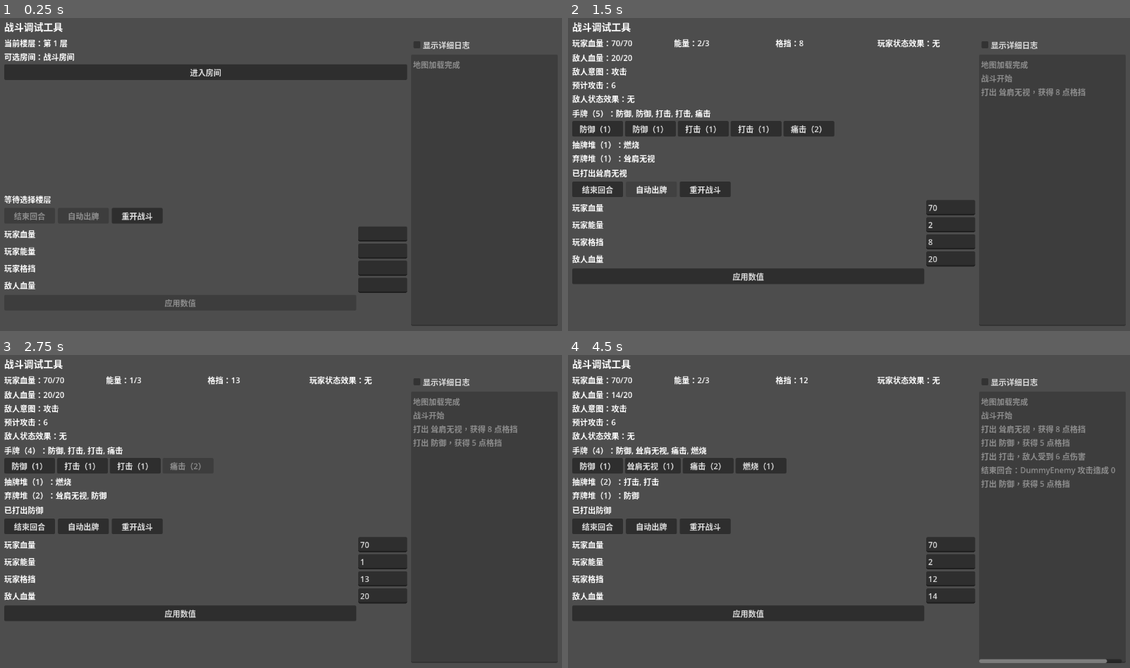
Above: before the commit, frames 1-4 (two rows, left to right).
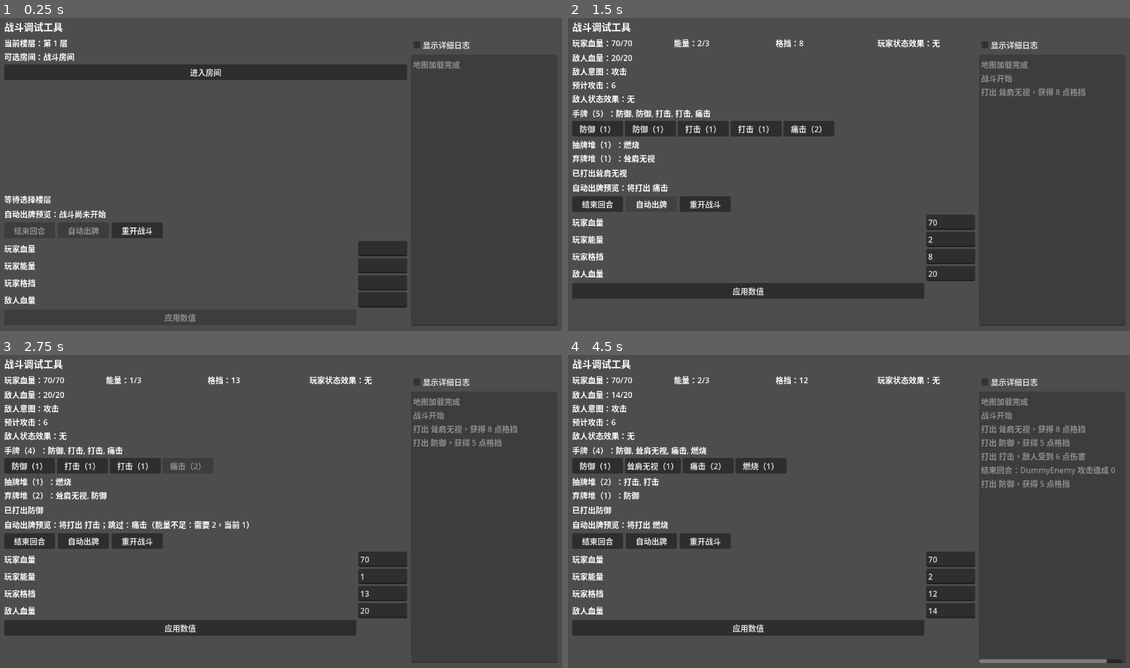
Above: after the commit, the same moments.

Repository: jxqxn/Godot-Game
Game: Godot game, scene res://scenes/stm/battle_debug_scene.tscn
Two runs of this game, one before a commit and one after it. Both use one fixed random seed, a clock stepped at 60 frames per second and the inputs below.
Inputs:
- Up to frame 1 (0.25 s): no input
- Up to frame 2 (1.5 s): click "进入房间" at 0.5 s; click "自动出牌" at 1.25 s
- Up to frame 3 (2.75 s): click "防御（1）" at 2 s
- Up to frame 4 (4.5 s): click "打击（1）" at 2.75 s; click "结束回合" at 3.5 s; click "防御（1）" at 4.25 s

The runs differ from the first frame. In frame 1, 3.0% of the frame differs, in the area x 0-73%, y 60-98%; in frame 2, 8.9%; in frame 3, 9.7%, in the area x 0-73%, y 52-90%; in frame 4, 9.5%.

Commit message:
Show autoplay preview in battle debug UI

Diff:
--- a/scripts/stm/debug/battle_debug_scene.gd
+++ b/scripts/stm/debug/battle_debug_scene.gd
@@ -32,6 +32,7 @@
 var discard_pile_label: Label
 var hand_buttons_container: GridContainer
 var status_label: Label
+var auto_play_preview_label: Label
 var end_turn_button: Button
 var auto_play_button: Button
 var player_hp_input: LineEdit
@@ -203,6 +204,9 @@
 
 	status_label = _new_label("StatusLabel")
 	main_panel.add_child(status_label)
+	auto_play_preview_label = _new_label("AutoPlayPreviewLabel")
+	auto_play_preview_label.autowrap_mode = TextServer.AUTOWRAP_WORD_SMART
+	main_panel.add_child(auto_play_preview_label)
 	var buttons = HBoxContainer.new()
 	buttons.name = "Buttons"
 	buttons.add_theme_constant_override("separation", 6)
@@ -258,6 +262,7 @@
 	log_label.size_flags_vertical = Control.SIZE_EXPAND_FILL
 	log_panel.add_child(log_label)
 	_refresh_button_states()
+	_refresh_auto_play_preview_label()
 
 
 func _new_label(label_name: String) -> Label:
@@ -350,13 +355,14 @@
 		_append_log("自动出牌失败", "自动出牌失败：战斗尚未开始。")
 		_refresh_display()
 		return
-	var card = game_state.player.card_manager.find_highest_priority_playable_card(game_state)
-	if card == null:
-		status_message = "没有可自动打出的牌"
+	var preview: Dictionary = combat.get_auto_play_preview(game_state)
+	if not bool(preview.get("ok", false)):
+		var reason := str(preview.get("blocked_reason_text", "没有可自动打出的牌"))
+		status_message = "没有可自动打出的牌（%s）" % reason
 		_append_log(status_message)
 		_refresh_display()
 		return
-	_play_card_from_hand(card)
+	_play_card_from_hand(preview.get("selected_card"))
 
 
 func _play_card_from_hand(card) -> void:
@@ -446,10 +452,12 @@
 	if game_state != null:
 		game_state.current_combat = null
 	_rebuild_hand_buttons()
+	_refresh_auto_play_preview_label()
 
 
 func _refresh_display() -> void:
 	if game_state == null or game_state.player == null:
+		_refresh_auto_play_preview_label()
 		_refresh_button_states()
 		return
 	if game_flow != null and game_flow.is_flow_completed():
@@ -457,6 +465,7 @@
 		victory_label.visible = true
 		_show_map_panel_state()
 		status_label.text = "游戏通关"
+		_refresh_auto_play_preview_label()
 		_refresh_button_states()
 		_refresh_log()
 		return
@@ -464,6 +473,7 @@
 		map_panel.visible = true
 		_show_map_panel_state()
 		status_label.text = status_message
+		_refresh_auto_play_preview_label()
 		_refresh_button_states()
 		_refresh_log()
 		return
@@ -481,6 +491,7 @@
 	discard_pile_label.text = _pile_text("弃牌堆", "discard_pile")
 	_refresh_hand_buttons(player)
 	status_label.text = status_message
+	_refresh_auto_play_preview_label()
 	_sync_value_inputs()
 	_refresh_button_states()
 	_refresh_log()
@@ -544,6 +555,7 @@
 	if discard_pile_label != null:
 		discard_pile_label.text = "弃牌堆（0）：无"
 	_rebuild_hand_buttons()
+	_refresh_auto_play_preview_label()
 	_refresh_button_states()
 
 
@@ -575,6 +587,37 @@
 
 func _rebuild_hand_buttons() -> void:
 	_refresh_hand_buttons(game_state.player if game_state != null and game_state.player != null else null)
+
+
+func _refresh_auto_play_preview_label() -> void:
+	if auto_play_preview_label == null:
+		return
+	if game_state == null or combat == null or game_state.player == null:
+		auto_play_preview_label.text = "自动出牌预览：战斗尚未开始"
+		return
+	var preview: Dictionary = combat.get_auto_play_preview(game_state)
+	auto_play_preview_label.text = _auto_play_preview_text(preview)
+
+
+func _auto_play_preview_text(preview: Dictionary) -> String:
+	if bool(preview.get("ok", false)):
+		var selected_card = preview.get("selected_card")
+		var text := "自动出牌预览：将打出 %s" % _card_display_name(selected_card)
+		var skipped_text := _auto_play_skipped_text(preview.get("skipped", []))
+		if not skipped_text.is_empty():
+			text += "；%s" % skipped_text
+		return text
+	var reason := str(preview.get("blocked_reason_text", "没有可自动打出的牌"))
+	return "自动出牌预览：没有可自动打出的牌（%s）" % reason
+
+
+func _auto_play_skipped_text(skipped: Array) -> String:
+	if skipped.is_empty():
+		return ""
+	var first = skipped[0]
+	var card_name := str(first.get("card_name", _card_display_name(first.get("card"))))
+	var reason := str(first.get("reason_text", "无法打出"))
+	return "跳过：%s（%s）" % [card_name, reason]
 
 
 func _can_play_card_from_hand(card) -> bool:
